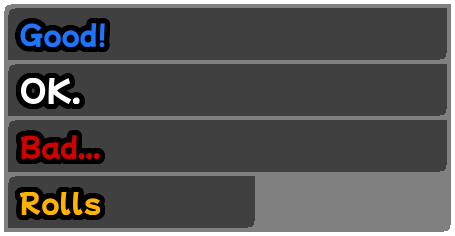
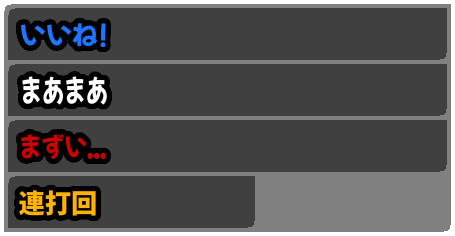
Revision of a layered w=455, h=236 image; what changed, layer by layer:
painted on "Copy of Paint Layer 8 Merged" over (14, 18, 112, 221)
